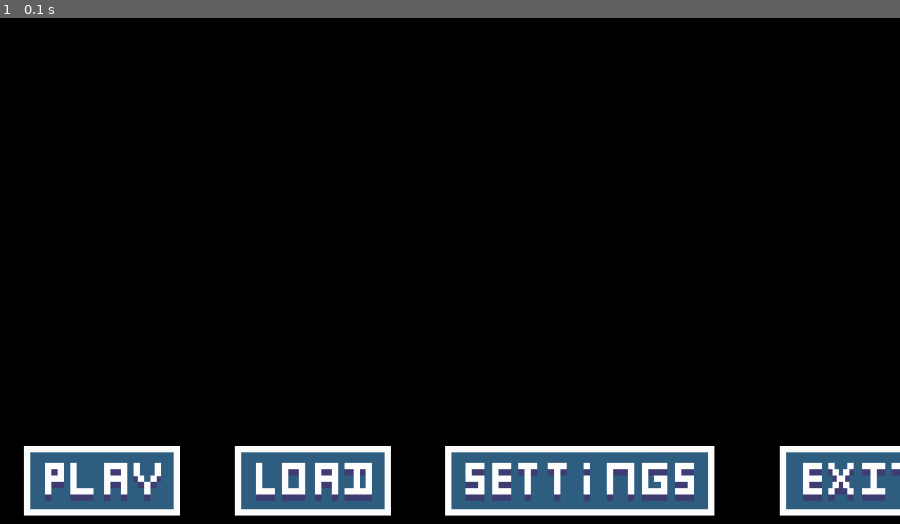
Above: before the commit, frame 1.
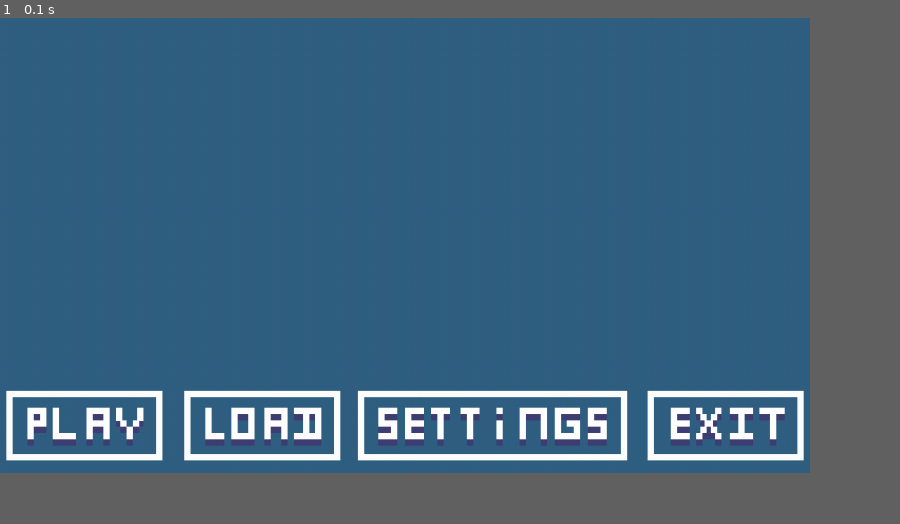
Above: after the commit, the same moment.

Repository: ale12d/pygame_project_1
Game: pygame game, started from main.py
Two runs of this game, one before a commit and one after it. Both use one fixed random seed, a clock stepped at 60 frames per second and the inputs below.
Inputs:
- Up to frame 1 (0.1 s): no input
In our replay, the window is 900x506 before the commit and 810x455 after it. These sizes can differ from the game's own. Grey fills any space a smaller window leaves; there, only what the larger window draws over its background counts as a difference.

The runs differ from the first frame. In frame 1, 87% of the frame differs, in the area x 0-100%, y 0-99%.

Commit message:
fix issue #2

Diff:
--- a/controllers/main_controller.py
+++ b/controllers/main_controller.py
@@ -12,12 +12,14 @@
 
     def start(self):
         pygame.init()
-        screen = pygame.display.set_mode((0, 0), pygame.FULLSCREEN)
+        screen = pygame.display.set_mode((1152, 648), pygame.RESIZABLE)
         pygame.display.set_caption(self.app_name)
 
         while True:
             for self.event in pygame.event.get():
                 ApplicationController.quit(self, self.event)
+                if self.event.type == pygame.VIDEORESIZE:
+                    screen = pygame.display.set_mode((self.event.w, self.event.h), pygame.RESIZABLE)
 
             clock = Clock()
             clock.set_framerate(FRAMERATE)
--- a/views/main_menu.py
+++ b/views/main_menu.py
@@ -6,30 +6,29 @@
         pass
 
     def display(self, screen):
+        screen_width = screen.get_width()
+        screen_height = screen.get_height()
+
+        screen.fill((48, 96, 130))
         play_img = pygame.image.load('medias/play_btn.png').convert_alpha()
         load_img = pygame.image.load('medias/load_btn.png').convert_alpha()
         settings_img = pygame.image.load('medias/settings_btn.png').convert_alpha()
         exit_img = pygame.image.load('medias/exit_btn.png').convert_alpha()
-        play_button = MainMenu.button2(self, screen, (25, 600), play_img)
-        load_button = MainMenu.button2(self, screen, (325, 600), load_img)
-        settings_button = MainMenu.button2(self, screen, (625, 600), settings_img)
-        exit_button = MainMenu.button2(self, screen, (1100, 600), exit_img)
+
+        rx = screen_width / 1152
+        play_img = pygame.transform.scale(play_img, (int(play_img.get_width() * rx), int(play_img.get_height() * rx)))
+        load_img = pygame.transform.scale(load_img, (int(load_img.get_width() * rx), int(load_img.get_height() * rx)))
+        settings_img = pygame.transform.scale(settings_img, (int(settings_img.get_width() * rx), int(settings_img.get_height() * rx)))
+        exit_img = pygame.transform.scale(exit_img, (int(exit_img.get_width() * rx), int(exit_img.get_height() * rx)))
+
+        play_button = MainMenu.button(self, screen, (0, screen_height-play_img.get_height()), play_img)
+        load_button = MainMenu.button(self, screen, (play_img.get_width()+13, screen_height-play_img.get_height()), load_img)
+        settings_button = MainMenu.button(self, screen, ((screen_width-exit_img.get_width()-settings_img.get_width()-11), screen_height-play_img.get_height()), settings_img)
+        exit_button = MainMenu.button(self, screen, ((screen_width-exit_img.get_width()), screen_height-play_img.get_height()), exit_img)
 
         return play_button, load_button, settings_button, exit_button
 
-    def button(self, screen, position, text):
-        font = pygame.font.SysFont("Arial", 50)
-        text_render = font.render(text, 1, (255, 0, 0))
-        x, y, w, h = text_render.get_rect()
-        x, y = position
-        pygame.draw.line(screen, (150, 150, 150), (x, y), (x + w, y), 5)
-        pygame.draw.line(screen, (150, 150, 150), (x, y - 2), (x, y + h), 5)
-        pygame.draw.line(screen, (50, 50, 50), (x, y + h), (x + w, y + h), 5)
-        pygame.draw.line(screen, (50, 50, 50), (x + w, y + h), [x + w, y], 5)
-        pygame.draw.rect(screen, (100, 100, 100), (x, y, w, h))
-        return screen.blit(text_render, (x, y))
-
-    def button2(self, screen, position, img):
+    def button(self, screen, position, img):
         width = img.get_width()
         height = img.get_height()
         img = pygame.transform.scale(img, (int(width), int(height)))
